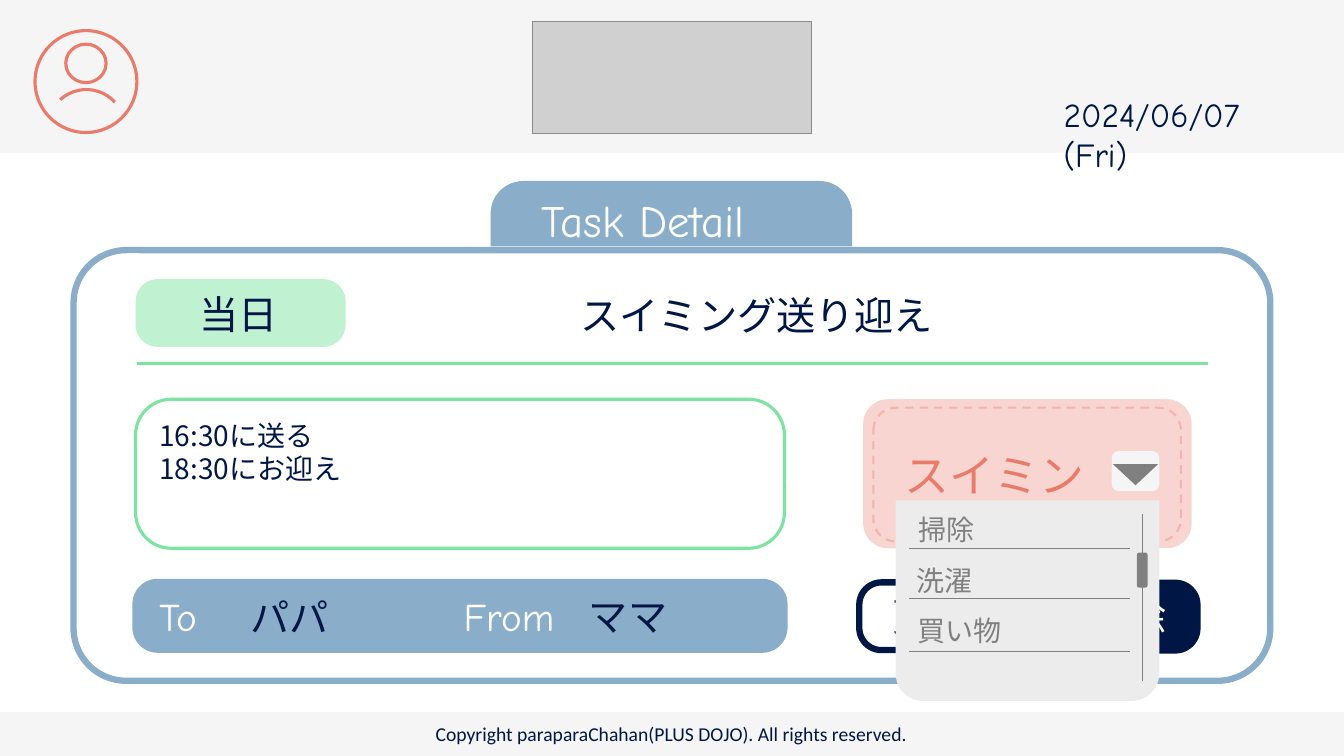
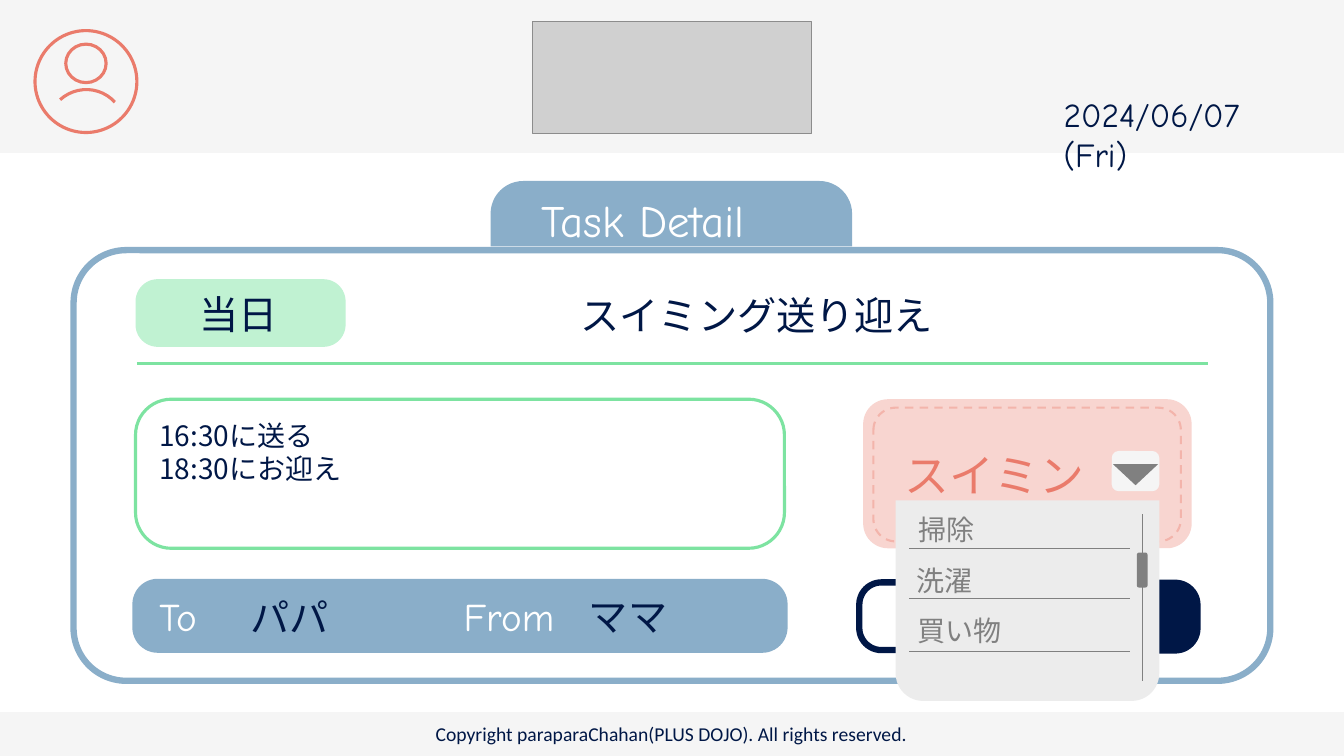
Before and after one commit to plusdojo2024/C2, a slide deck: slide 34 of doc/13_外部設計/famiLink 画面デザイン.pptx (slide 30 before the commit). Drawn at 1344x756 pixels with LibreOffice and Linux fonts; fonts in the diff are those of the drawing; grey boxes stand for pictures. Boxes give left, top, right and bottom in pixels: in the first picture for what was removed or moved away, otherwise in the second. Text is boxed around its words. In the diff, an @@ line names an element or a change of style, - is before the commit and + after.

```diff
--- a/doc/13_外部設計/famiLink 画面デザイン.pptx
+++ b/doc/13_外部設計/famiLink 画面デザイン.pptx
@@ text removed at [893, 591, 971, 642] @@
-更新
@@ text removed at [1088, 592, 1166, 643] @@
-削除
```
Also in this commit, not shown: 17 other slides changed, 5 slides added, 1 slide removed.
